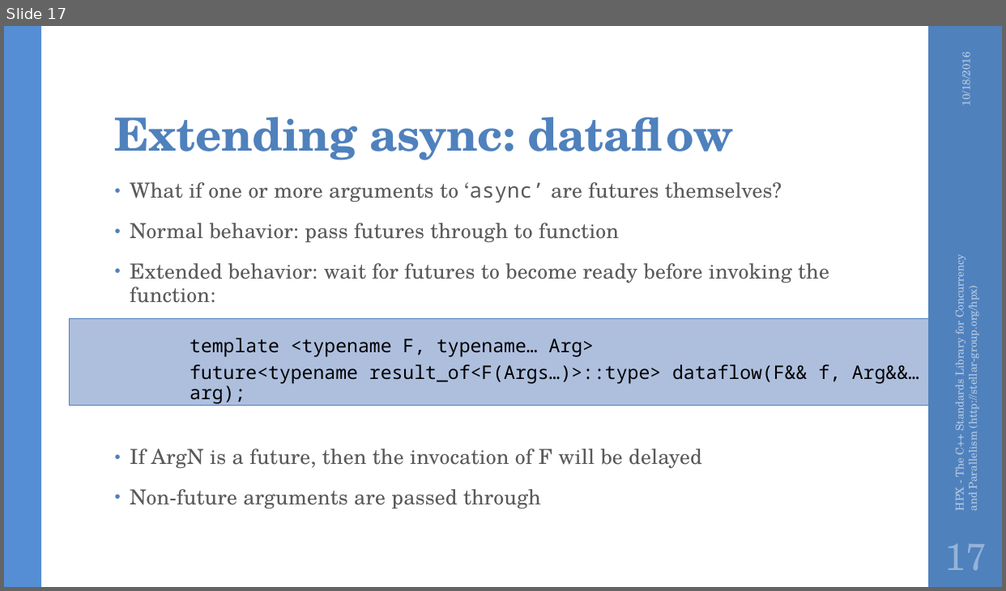
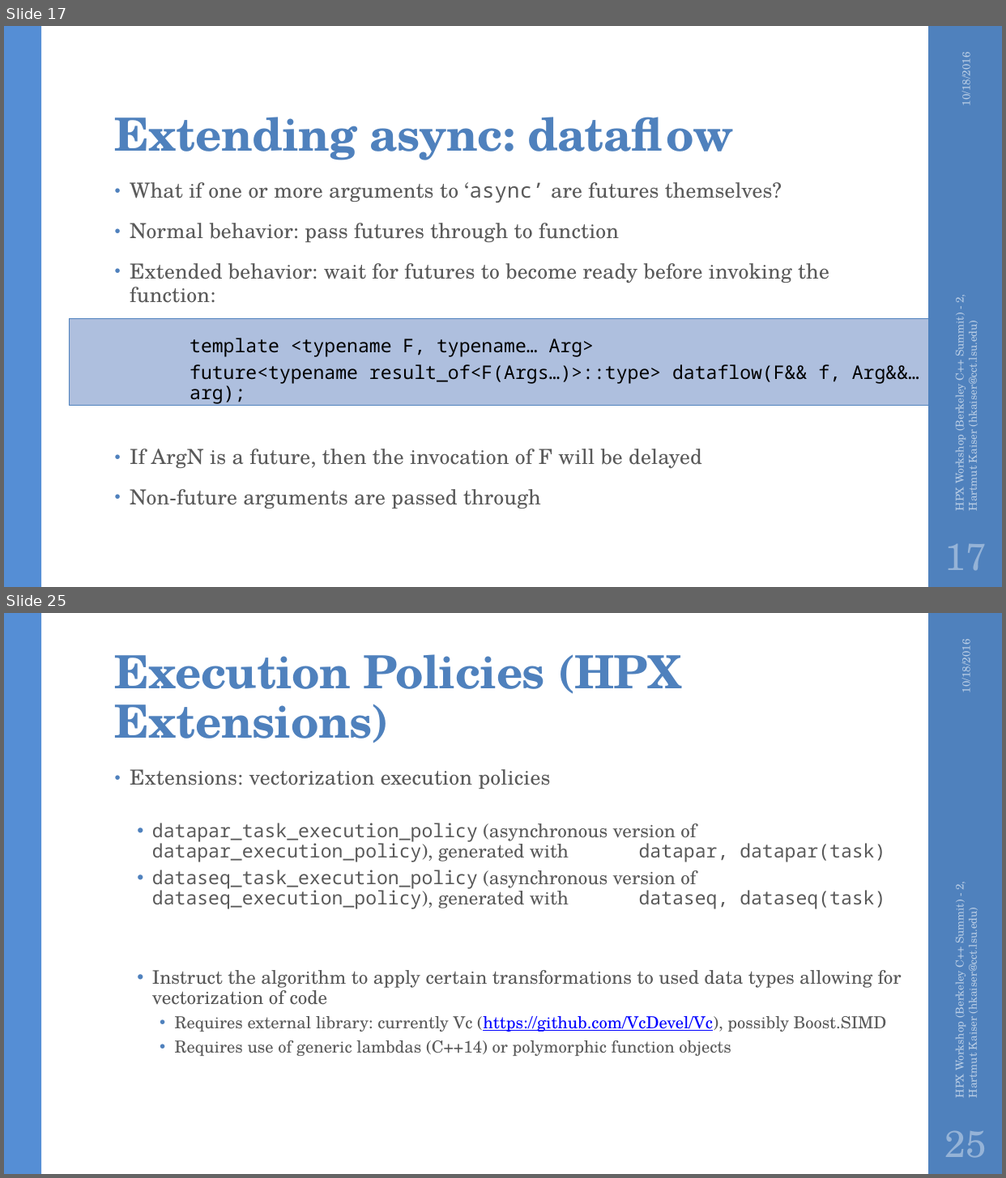
Before and after one commit to STEllAR-GROUP/tutorials, a slide deck: lbl2016/HPX Workshop (Berkeley C++ Summit) - 2.pptx. Shown one above the other, each under a label of ours: slide 17 before the commit, slides 17 and 25 after it; the slides between them are not shown. The pictures are 1006x591 and 1006x1178 pixels, drawn with LibreOffice and Linux fonts; fonts in the diff are those of the drawing; background and template pictures are left out. Boxes give left, top, right and bottom in pixels: in the first picture for what was removed or moved away, otherwise in the second. Text is boxed around its words. In the diff, an @@ line names an element or a change of style, - is before the commit and + after.

```diff
--- a/lbl2016/HPX Workshop (Berkeley C++ Summit) - 2.pptx
+++ b/lbl2016/HPX Workshop (Berkeley C++ Summit) - 2.pptx
@@ slide 25 added at (4,613,1002,1174), background #FFFFFF; not listed: 2 template elements that a slide beside it also shows @@
@@ title added at (115,654,681,743), 44 pt, text #4F81BD, bold @@
+Execution Policies (HPX Extensions)
@@ text added at (957,644,974,692), 10.5 pt, text #B9CDE5 @@
+10/18/2016
@@ text added at (152,823,901,1056), 18 pt, text #595959 @@
+• Extensions: vectorization execution policies
+  • datapar_task_execution_policy (asynchronous version of datapar_execution_policy), generated with datapar, datapar(task)
+  • dataseq_task_execution_policy (asynchronous version of dataseq_execution_policy), generated with dataseq, dataseq(task)
+  • Instruct the algorithm to apply certain transformations to used data types allowing for vectorization of code
+    • Requires external library: currently Vc (https://github.com/VcDevel/Vc), possibly Boost.SIMD
+    • Requires use of generic lambdas (C++14) or polymorphic function objects
@@ text added at (951,882,980,1097), 10.5 pt, text #B9CDE5 @@
+HPX Workshop (Berkeley C++ Summit) - 2, Hartmut Kaiser (hkaiser@cct.lsu.edu)
@@ page number added at (945,1131,987,1158), 36 pt, text #95B3D7 @@
+25
@@ slide 17 changed as well @@
@@ text at (951,295,980,510): text changed @@
-HPX - The C++ Standards Library for Concurrency and Parallelism (http://stellar-group.org/hpx)
+HPX Workshop (Berkeley C++ Summit) - 2, Hartmut Kaiser (hkaiser@cct.lsu.edu)
```
Also in this commit, not shown: 17 other slides changed, 24 other slides added, 4 other files.
